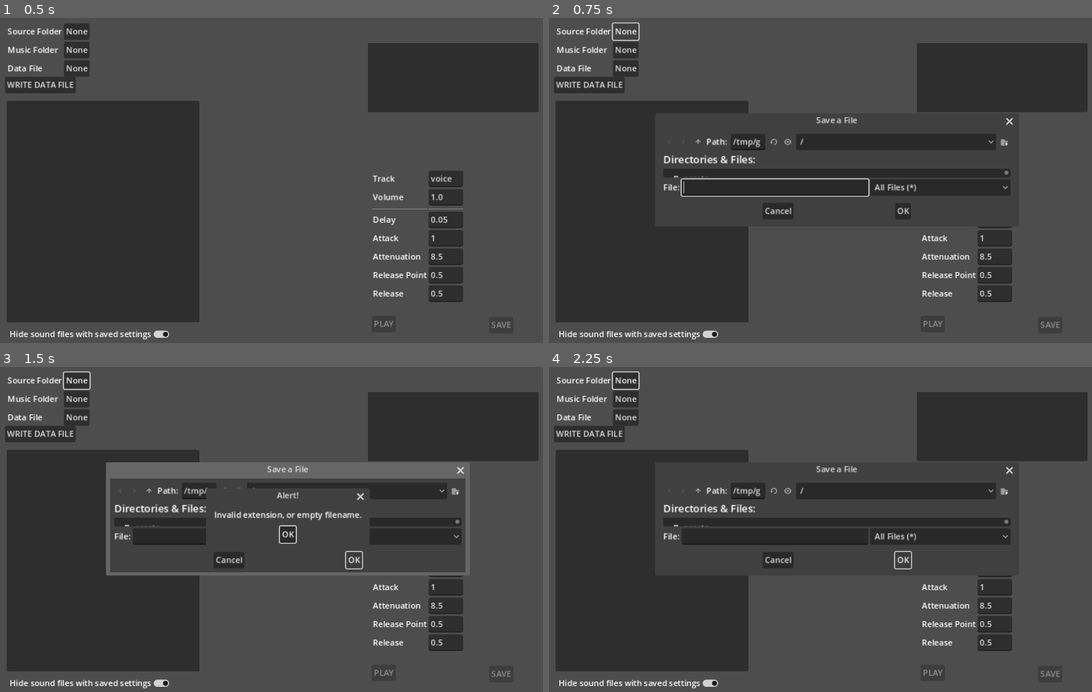
Above: before the commit, frames 1-4 (two rows, left to right).
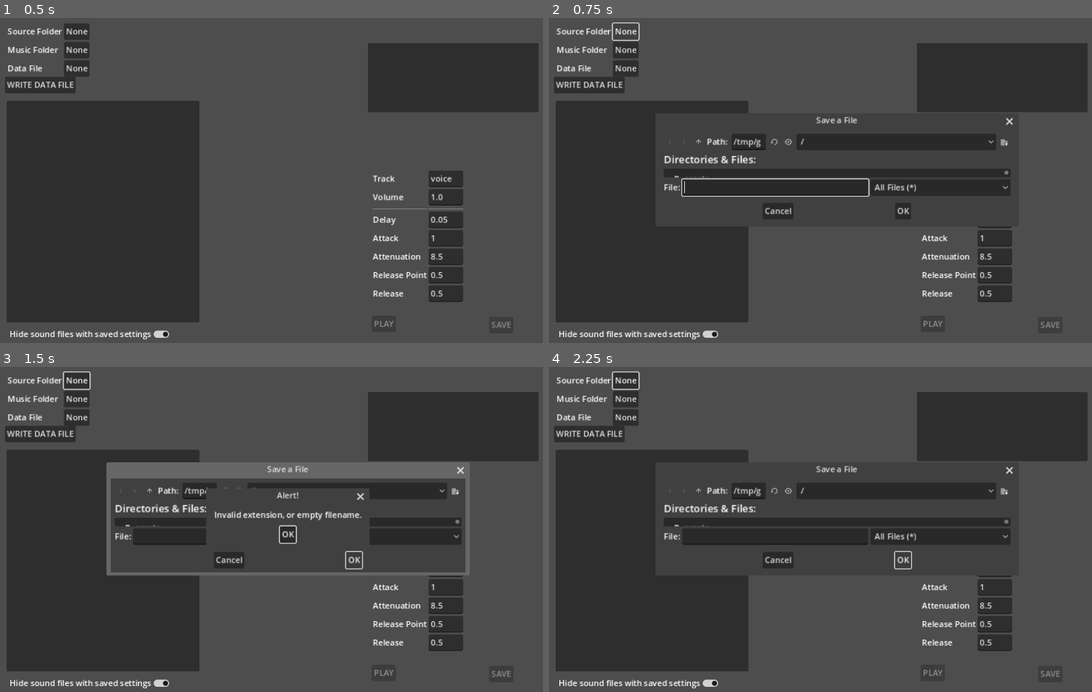
Above: after the commit, the same moments.

Repository: avanwinkle/DuckIt
Game: Godot game, scene res://Ducking.tscn
Two runs of this game, one before a commit and one after it. Both use one fixed random seed, a clock stepped at 60 frames per second and the inputs below. Sound files missing from this copy of the repository are replaced by a short silence.
Inputs:
- Up to frame 1 (0.5 s): no input
- Up to frame 2 (0.75 s): click "None" at 0.5 s
- Up to frame 3 (1.5 s): click "OK" at 1.25 s
- Up to frame 4 (2.25 s): click "OK" at 2 s

Frame 1 is identical in both runs. In frame 2, 0.4% of the frame differs, in the area x 21-47%, y 37-55%; in frame 3, 0.4%, in the area x 19-47%, y 29-65%; in frame 4, 0.3%.

Commit message:
Rename duckingtest.gd to Ducking.gd

Diff:
--- a/app/Ducking.tscn
+++ b/app/Ducking.tscn
@@ -1,15 +1,15 @@
 [gd_scene load_steps=2 format=3 uid="uid://c06u82ov4p65c"]
 
-[ext_resource type="Script" path="res://duckingtest.gd" id="1_y15ba"]
+[ext_resource type="Script" path="res://Ducking.gd" id="1_1pden"]
 
-[node name="duckingtest" type="Control"]
+[node name="Ducking" type="Control"]
 layout_mode = 3
 anchors_preset = 15
 anchor_right = 1.0
 anchor_bottom = 1.0
 grow_horizontal = 2
 grow_vertical = 2
-script = ExtResource("1_y15ba")
+script = ExtResource("1_1pden")
 
 [node name="SoundList" type="ItemList" parent="."]
 layout_mode = 0
Renamed: app/duckingtest.gd -> app/Ducking.gd
